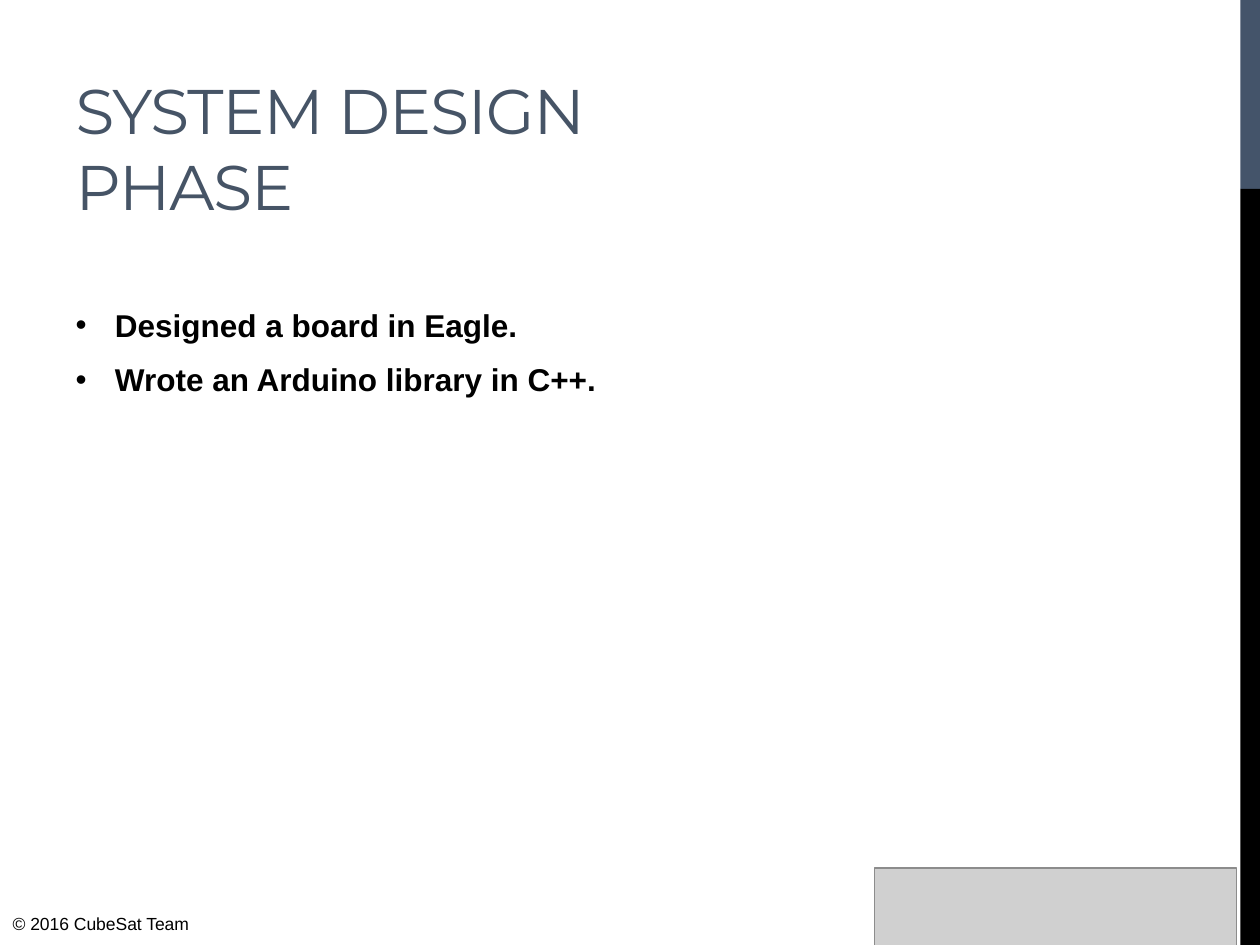
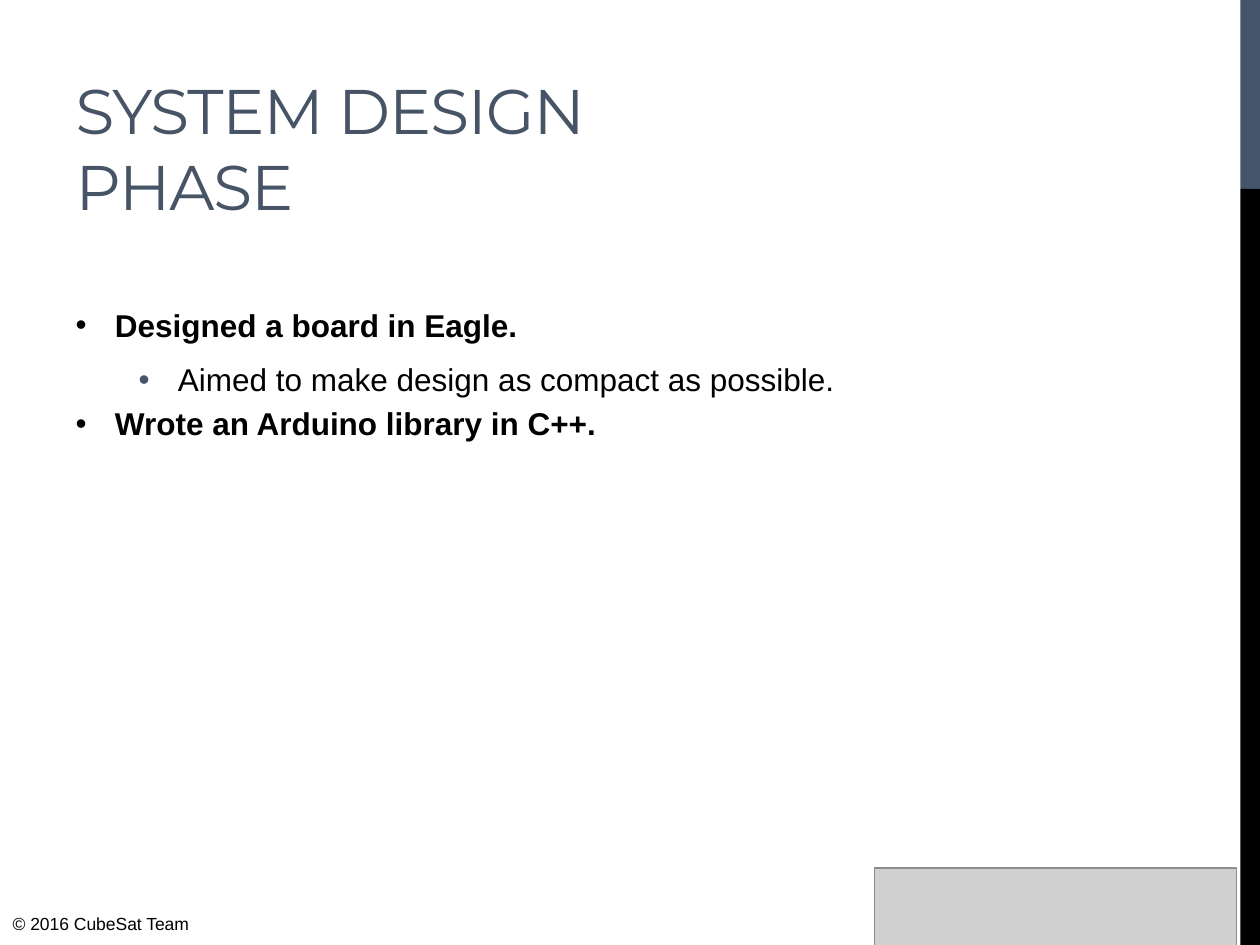
Before and after one commit to atikinf/MCP3428Thermal, a slide deck: slide 4 of Presentation/TempSensorADCIntroPresentation.pptx. Drawn at 1260x945 pixels with LibreOffice and Linux fonts; fonts in the diff are those of the drawing; grey boxes stand for pictures. Boxes give left, top, right and bottom in pixels: in the first picture for what was removed or moved away, otherwise in the second. Text is boxed around its words. In the diff, an @@ line names an element or a change of style, - is before the commit and + after.

Commit message:
Edited presentation

```diff
--- a/Presentation/TempSensorADCIntroPresentation.pptx
+++ b/Presentation/TempSensorADCIntroPresentation.pptx
@@ text at (178,368,834,397): paragraph added @@
+  • Aimed to make design as compact as possible.
```
Also in this commit, not shown: 1 other slide changed, 1 other file.
